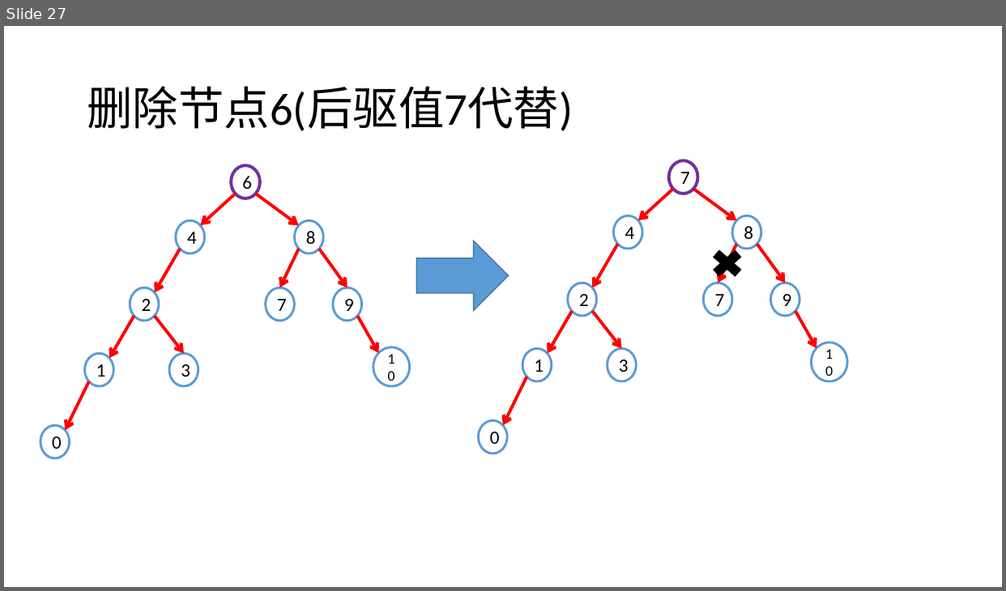
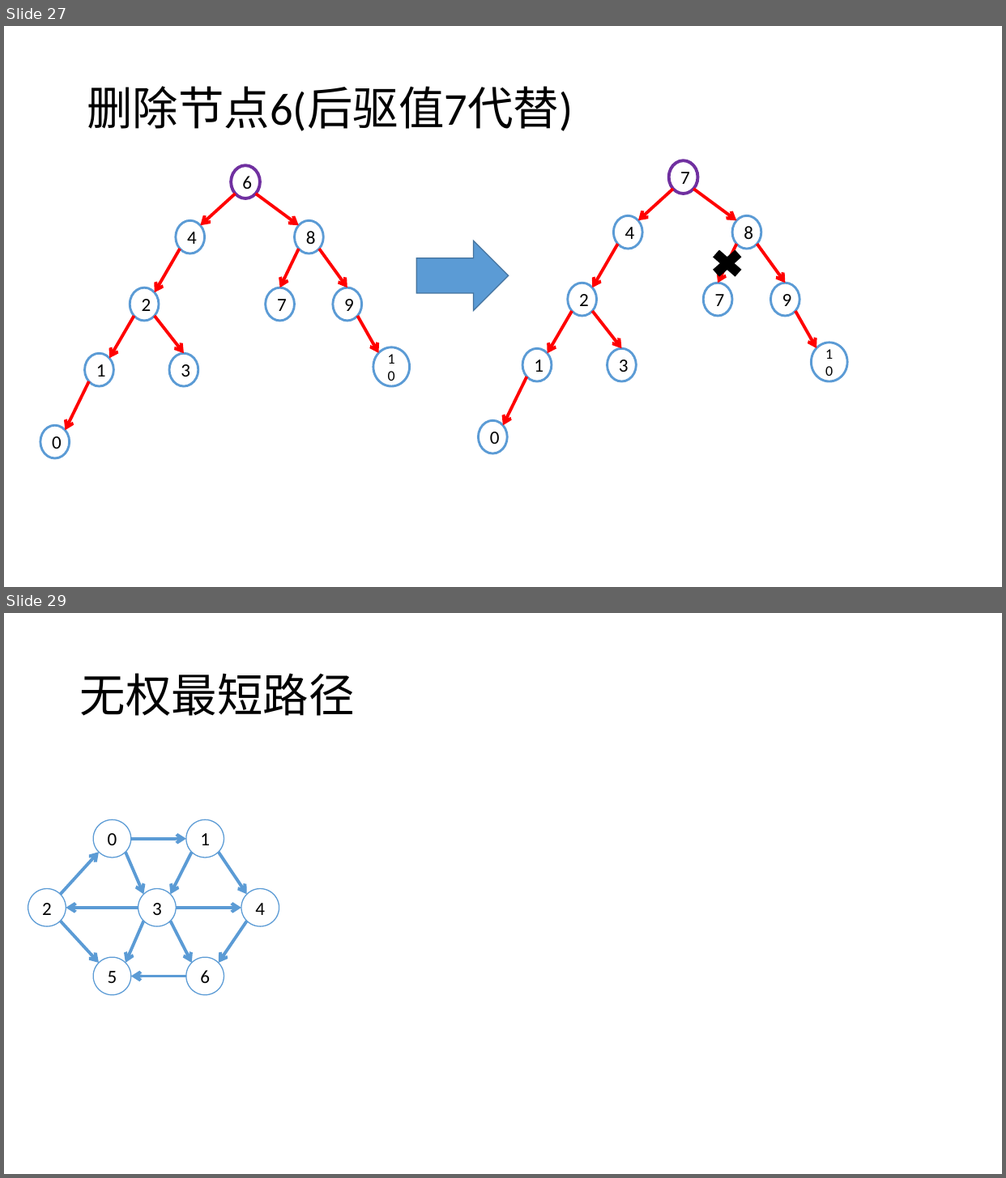
Before and after one commit to Waynefn/cpp_ds_algo, a slide deck: 课件/课件素材.pptx. Shown one above the other, each under a label of ours: slide 27 before the commit, slides 27 and 29 after it; the slides between them are not shown. The pictures are 1006x591 and 1006x1178 pixels, drawn with LibreOffice and Linux fonts; fonts in the diff are those of the drawing. Boxes give left, top, right and bottom in pixels: in the first picture for what was removed or moved away, otherwise in the second. Text is boxed around its words. In the diff, an @@ line names an element or a change of style, - is before the commit and + after.

```diff
--- a/课件/课件素材.pptx
+++ b/课件/课件素材.pptx
@@ slide 29 added at <box>4,613,1002,1174</box>, background #FFFFFF @@
@@ title added at <box>80,673,355,716</box>, 44 pt, text #000000 @@
+无权最短路径
@@ group added at <box>28,820,279,995</box>: 12 arrows, 7 ellipses @@
+0
+2
+1
+5
+6
+4
+3
```
Also in this commit, not shown: 1 other slide added, 2 other files.
